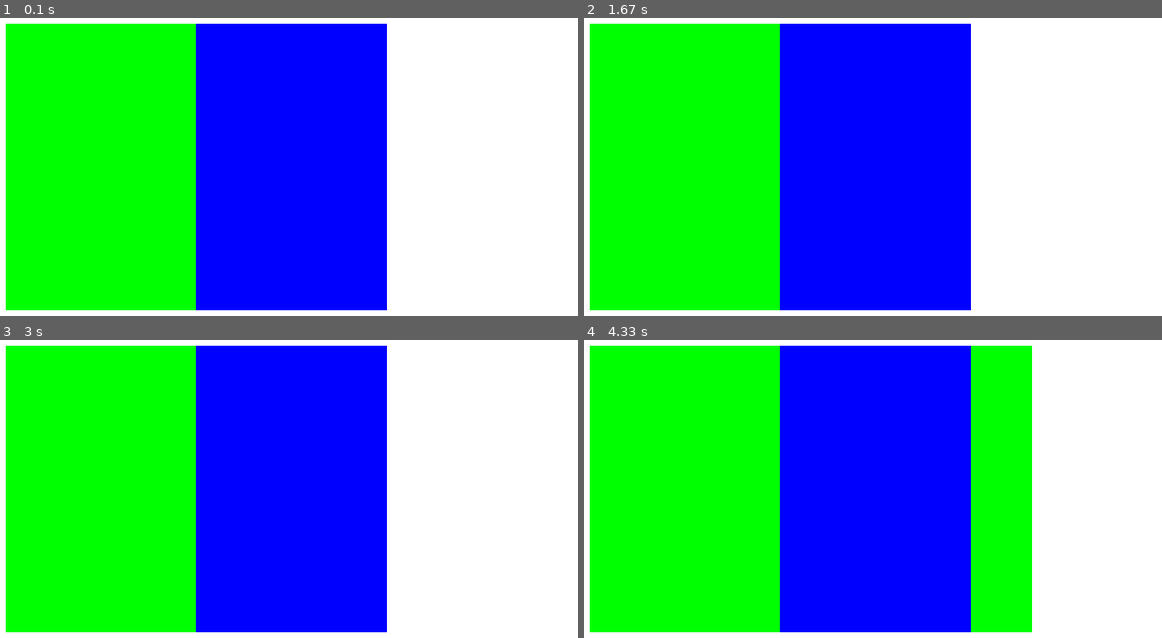
Above: before the commit, frames 1-4 (two rows, left to right).
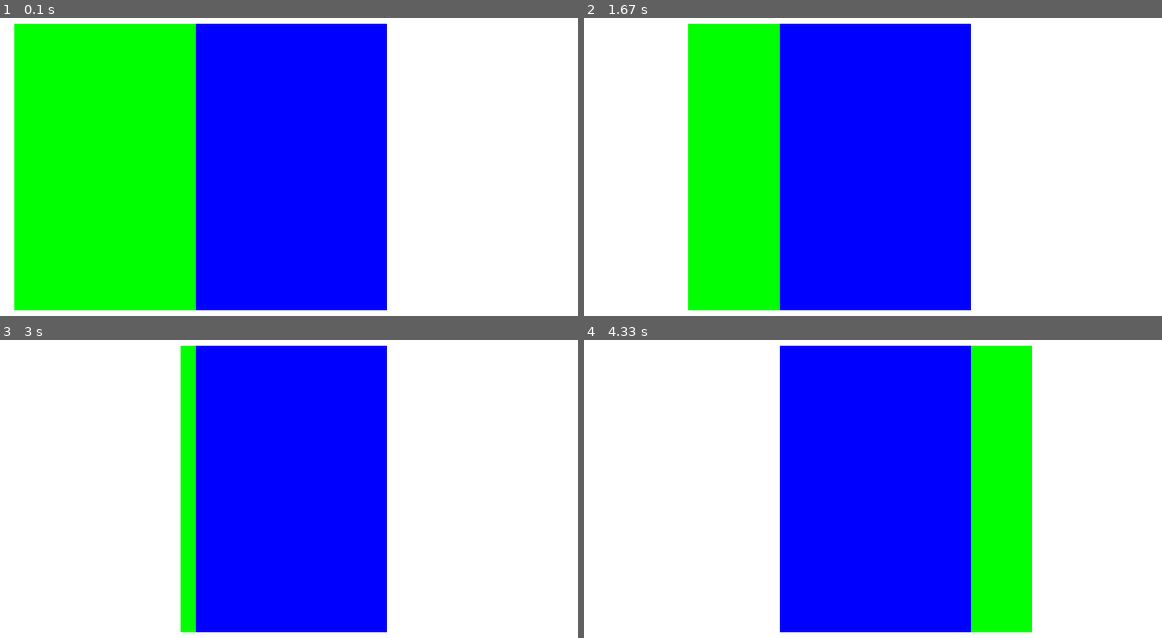
Above: after the commit, the same moments.

Repository: WCI-Computer-Science/pygame
Game: pygame game, started from main.py
The game is run twice, just before and just after one commit, with the same random seed, the same clock (stepped at 60 frames per second) and the same inputs.
Inputs:
- Up to frame 1 (0.1 s): no input
- Up to frame 2 (1.67 s): no input
- Up to frame 3 (3 s): no input
- Up to frame 4 (4.33 s): no input

The runs differ from the first frame. In frame 1, 1.4% of the frame differs, in the area x 0-3%, y 1-99%; in frame 2, 16%; in frame 3, 29%; in frame 4, 32%, in the area x 0-34%, y 1-99%.

Commit message:
Re-draw background every update

Diff:
--- a/main.py
+++ b/main.py
@@ -4,7 +4,6 @@
 pygame.init()
 
 screen = pygame.display.set_mode((800, 600))
-screen.fill((255, 255, 255))
 rect = pygame.Rect((200, 150), (200, 300))
 rect2 = pygame.Rect((400, 150), (200, 300))
 
@@ -15,6 +14,7 @@
 
     rect = rect.move(1, 0)
 
+    screen.fill((255, 255, 255))
     pygame.draw.rect(screen, (0, 255, 0), rect)
     pygame.draw.rect(screen, (0, 0, 255), rect2)
     pygame.display.update()
